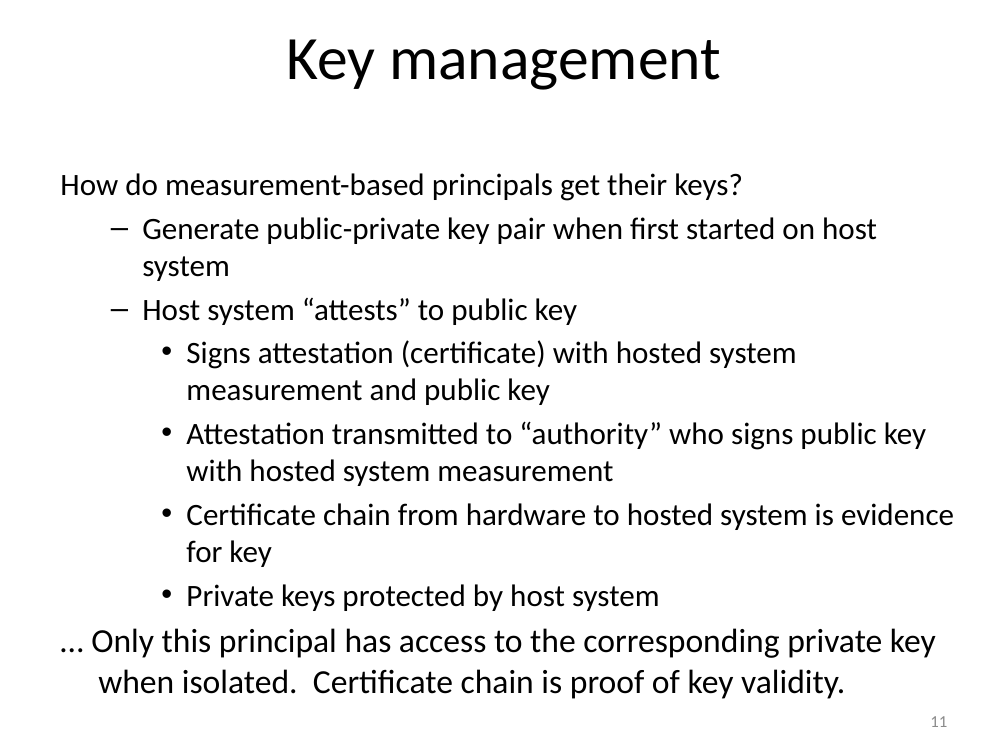
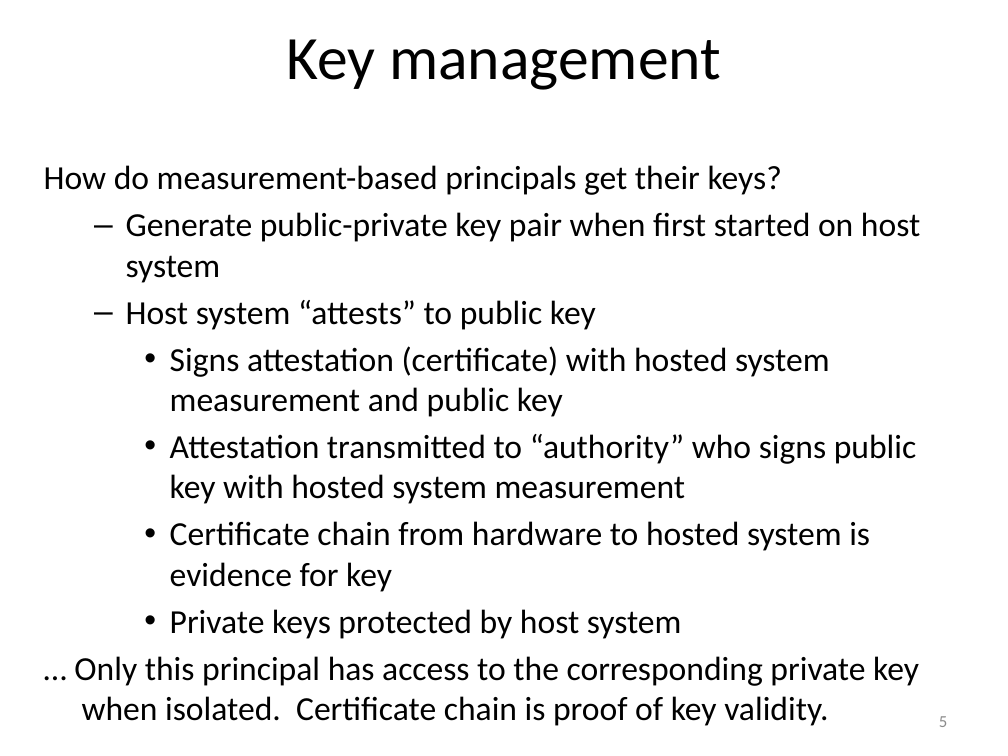
Before and after one commit to jlmucb/cloudproxy, a slide deck: slide 5 of Doc/Hypervisor.pptx (slide 11 before the commit). Drawn at 1008x756 pixels with LibreOffice and Linux fonts; fonts in the diff are those of the drawing. Boxes give left, top, right and bottom in pixels: in the first picture for what was removed or moved away, otherwise in the second. Text is boxed around its words. In the diff, an @@ line names an element or a change of style, - is before the commit and + after.

```diff
--- a/Doc/Hypervisor.pptx
+++ b/Doc/Hypervisor.pptx
@@ text "How do measurement-based principals get ...": place and size @@
-text "How do measurement-based principals get ..." at [60, 173, 954, 699]
+text "How do measurement-based principals get ..." at [44, 165, 920, 726]
@@ text at [44, 165, 920, 639]: size 22.2 to 24 pt in "How do measurement-based principals get their keys?", "Generate public-private key pair when first started ...", "Host system “attests” to public key", "Signs attestation (certificate) with hosted system measureme ..." and 3 more places @@
@@ page number at [939, 716, 947, 727]: text changed @@
-11
+5
```
Also in this commit, not shown: 9 other slides changed, 8 slides added, 3 slides removed, 9 other files.
